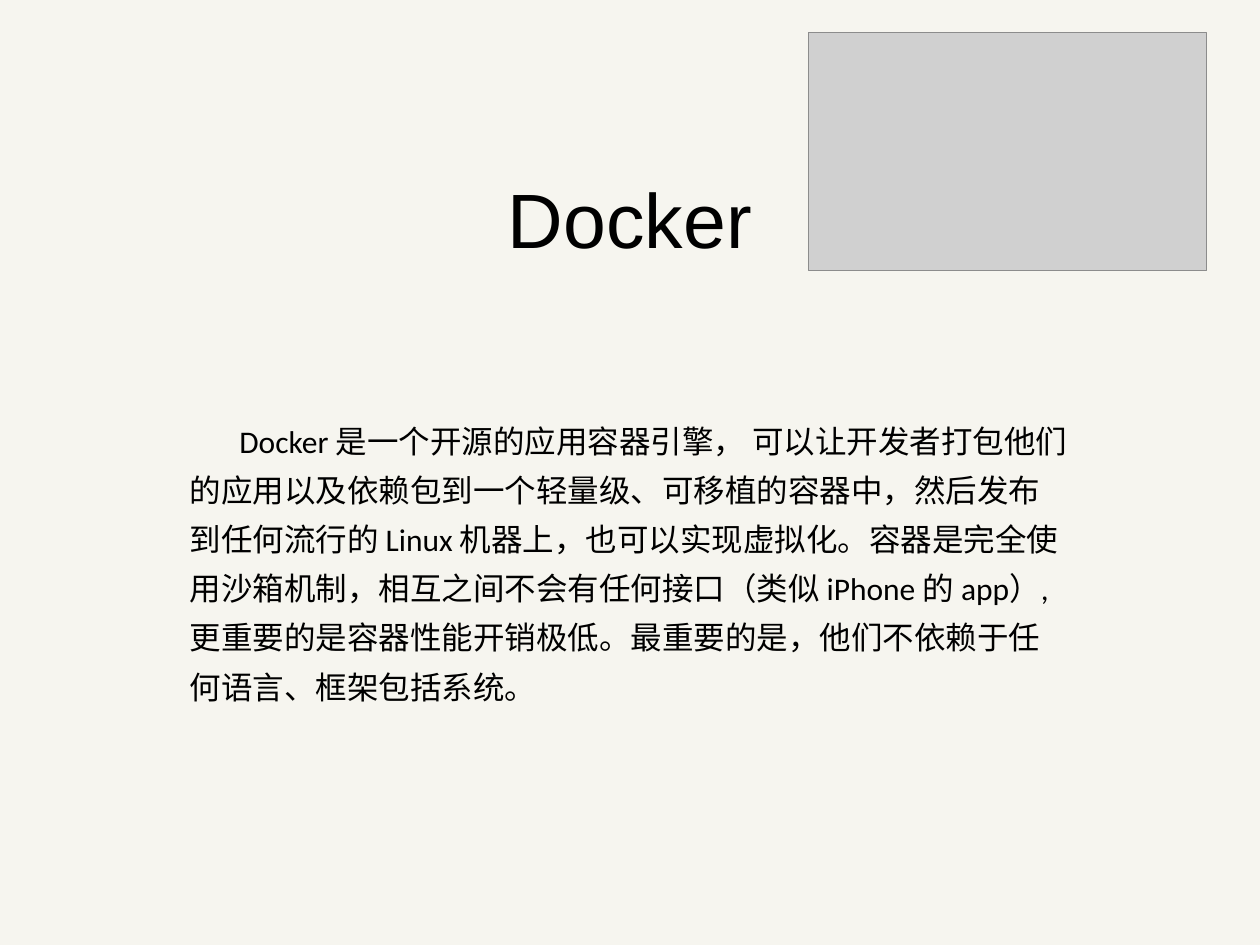
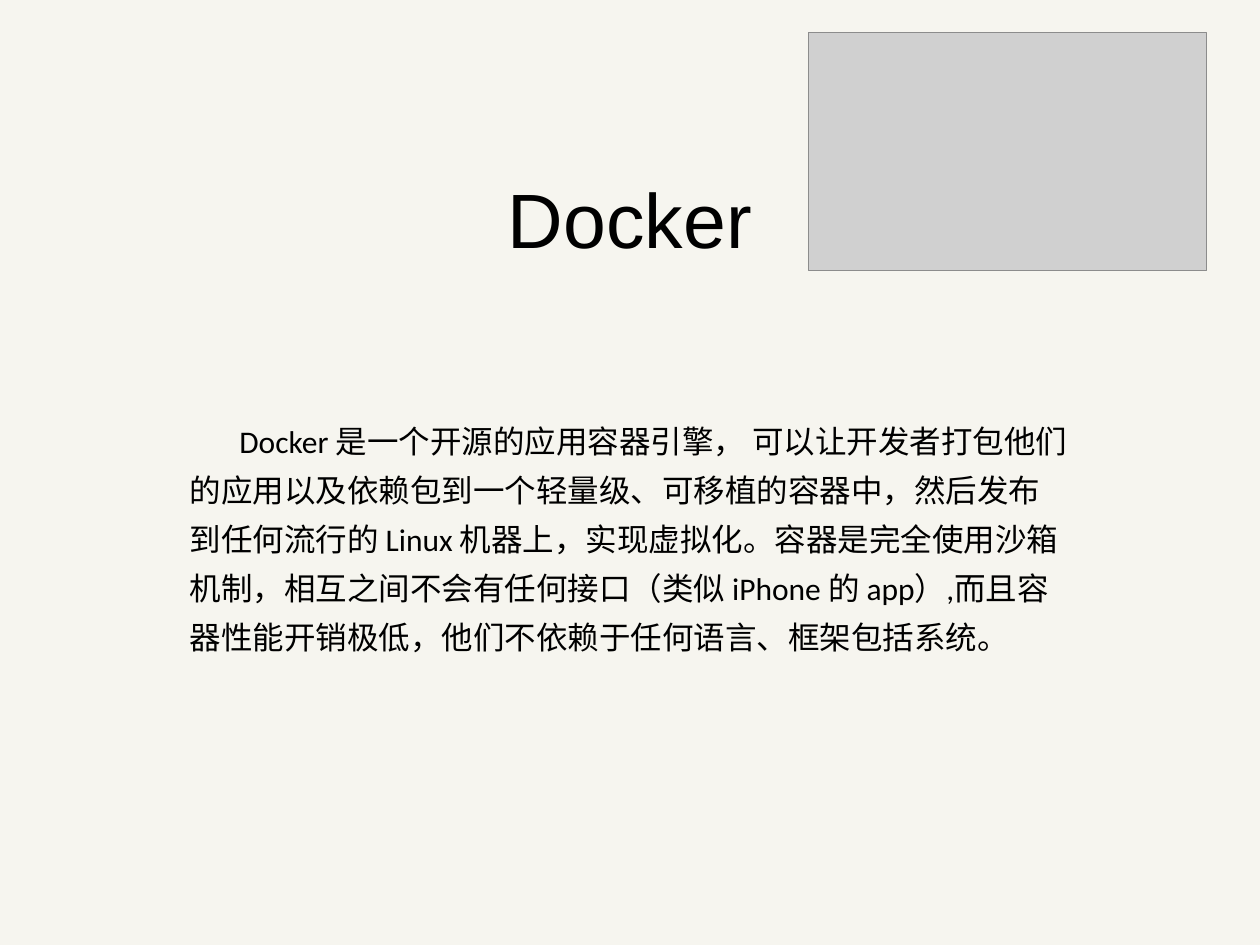
Before and after one commit to bestneymarjr/hello_world, a slide deck: slide 2 of 技术专题分享.pptx. Drawn at 1260x945 pixels with LibreOffice and Linux fonts; fonts in the diff are those of the drawing; grey boxes stand for pictures; background and template pictures are left out. Boxes give left, top, right and bottom in pixels: in the first picture for what was removed or moved away, otherwise in the second. Text is boxed around its words. In the diff, an @@ line names an element or a change of style, - is before the commit and + after.

```diff
--- a/技术专题分享.pptx
+++ b/技术专题分享.pptx
@@ text at bbox=[190, 426, 1067, 652]: text changed @@
-Docker 是一个开源的应用容器引擎， 可以让开发者打包他们的应用以及依赖包到一个轻量级、可移植的容器中，然后发布到任何流行的 Linux 机器上，也可以实现虚拟化。容器是完全使用沙箱机制，相互之间不会有任何接口（类似 iPhone 的 app）,更重要的是容器性能开销极低。最重要的是，他们不依赖于任何语言、框架包括系统。
+Docker 是一个开源的应用容器引擎， 可以让开发者打包他们的应用以及依赖包到一个轻量级、可移植的容器中，然后发布到任何流行的 Linux 机器上，实现虚拟化。容器是完全使用沙箱机制，相互之间不会有任何接口（类似 iPhone 的 app）,而且容器性能开销极低，他们不依赖于任何语言、框架包括系统。
```
Also in this commit, not shown: 2 slides added, 2 slides removed, 2 other files.
